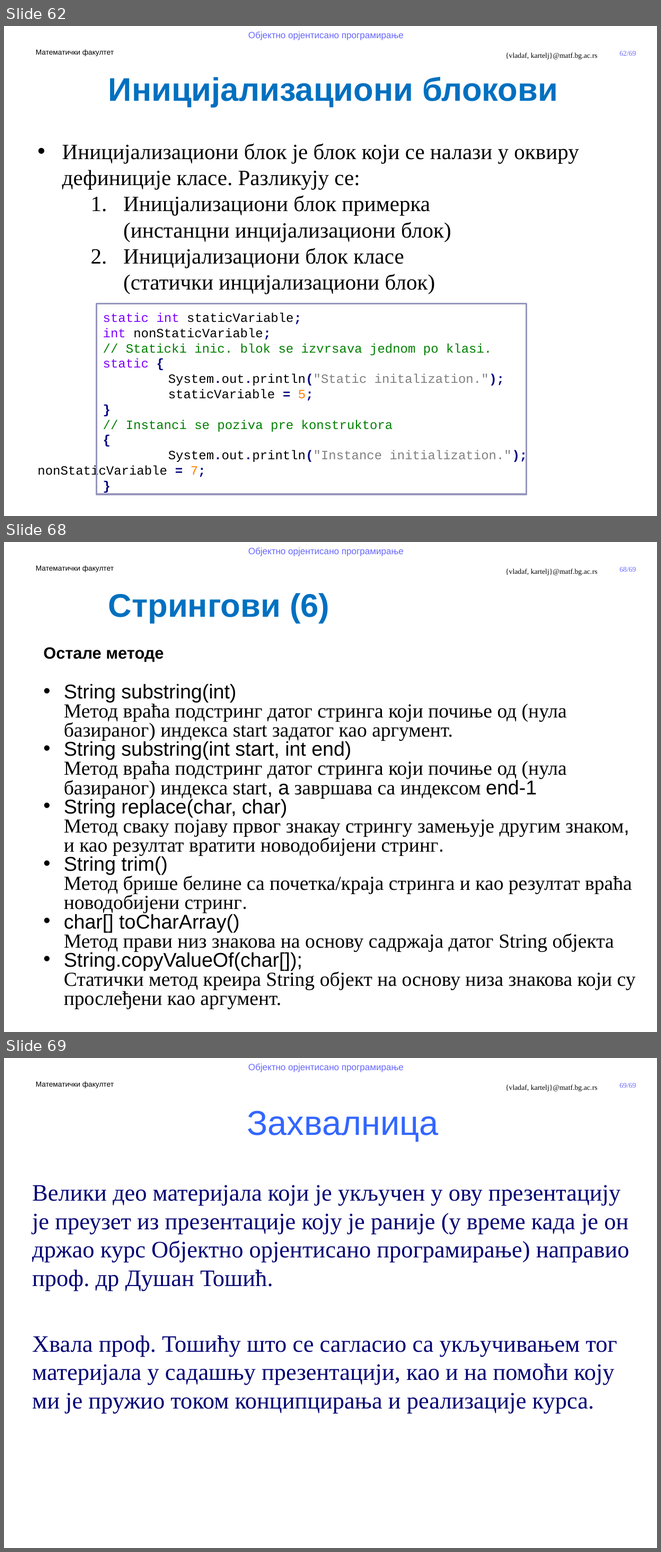
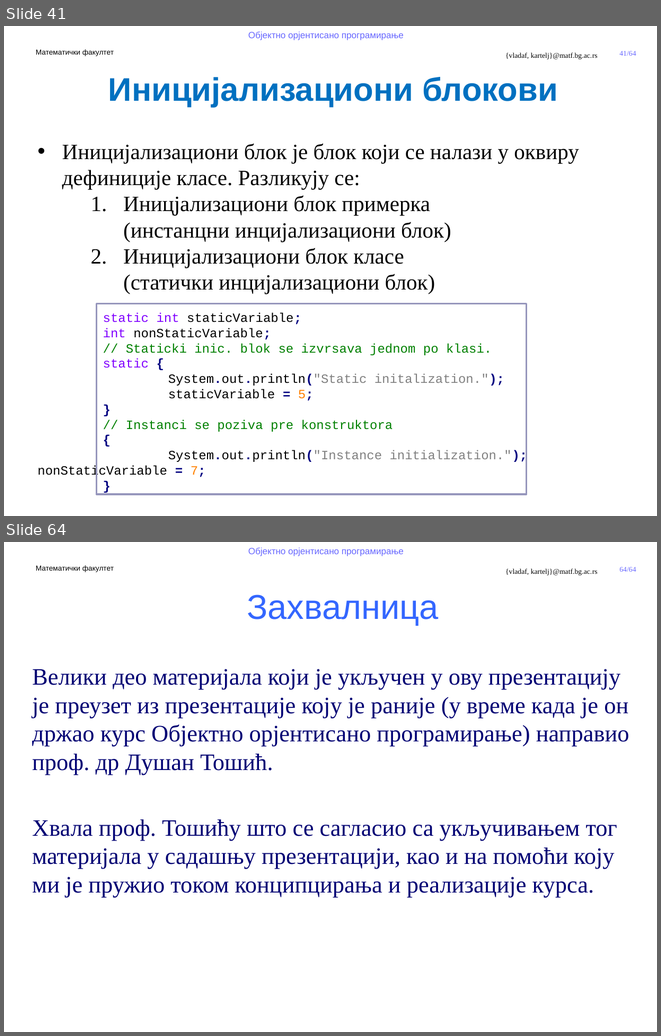
Before and after one commit to MatfOOP/OOP, a slide deck: predavanja/prezentacije/OOP09-Klase u Javi.pptx. Shown one above the other, each under a label of ours: slides 62, 68 and 69 before the commit, slides 41 and 64 after it; the slides between them are not shown. The pictures are 661x1552 and 661x1036 pixels, drawn with LibreOffice and Linux fonts; fonts in the diff are those of the drawing; background and template pictures are left out. Boxes give left, top, right and bottom in pixels: in the first picture for what was removed or moved away, otherwise in the second. Text is boxed around its words. In the diff, an @@ line names an element or a change of style, - is before the commit and + after.

```diff
--- a/predavanja/prezentacije/OOP09-Klase u Javi.pptx
+++ b/predavanja/prezentacije/OOP09-Klase u Javi.pptx
@@ slide 68 removed at bbox=[4, 542, 657, 1032], background #FFFFFF; not listed: 5 template elements that a slide beside it also shows @@
@@ text removed at bbox=[108, 593, 329, 623] @@
-Стрингови (6)
@@ text removed at bbox=[43, 647, 636, 1009] @@
-Остале методе
-• String substring(int)
-  Метод враћа подстринг датог стринга који почиње од (нула базираног) индекса start задатог као аргумент.
-• String substring(int start, int end)
-  Метод враћа подстринг датог стринга који почиње од (нула базираног) индекса start, a завршава са индексом end-1
-• String replace(char, char)
-  Метод сваку појаву првог знакау стрингу замењује другим знаком,
-  и као резултат вратити новодобијени стринг.
-• String trim()
-  Метод брише белине са почетка/краја стринга и као резултат враћа новодобијени стринг.
-• char[] toCharArray()
-  Метод прави низ знакова на основу садржаја датог String објекта
-• String.copyValueOf(char[]);
-  Статички метод креира String објект на основу низа знакова који су прослеђени као аргумент.
@@ what was slide 62 is now slide 41 @@
@@ page number at bbox=[619, 51, 636, 56]: text changed @@
-62/69
+41/64
@@ what was slide 69 is now slide 64 @@
@@ page number at bbox=[619, 567, 636, 572]: text changed @@
-69/69
+64/64
```
Also in this commit, not shown: 6 slides changed, 1 slide added, 5 other slides removed, 23 other files.
